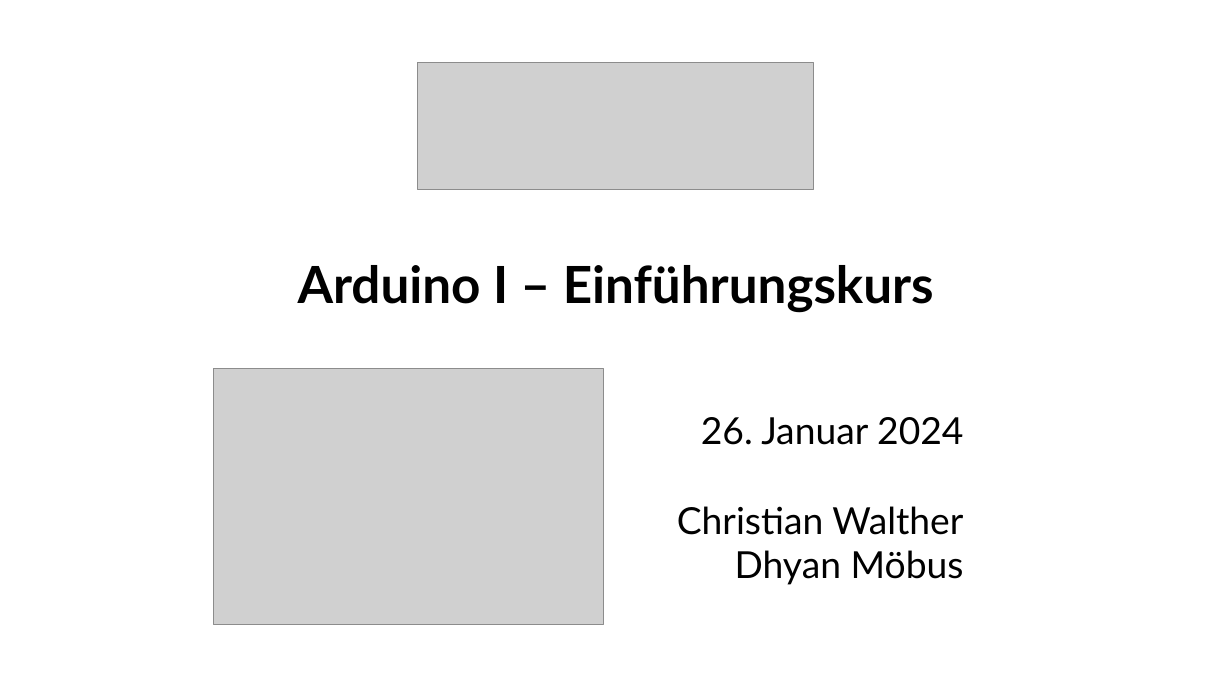
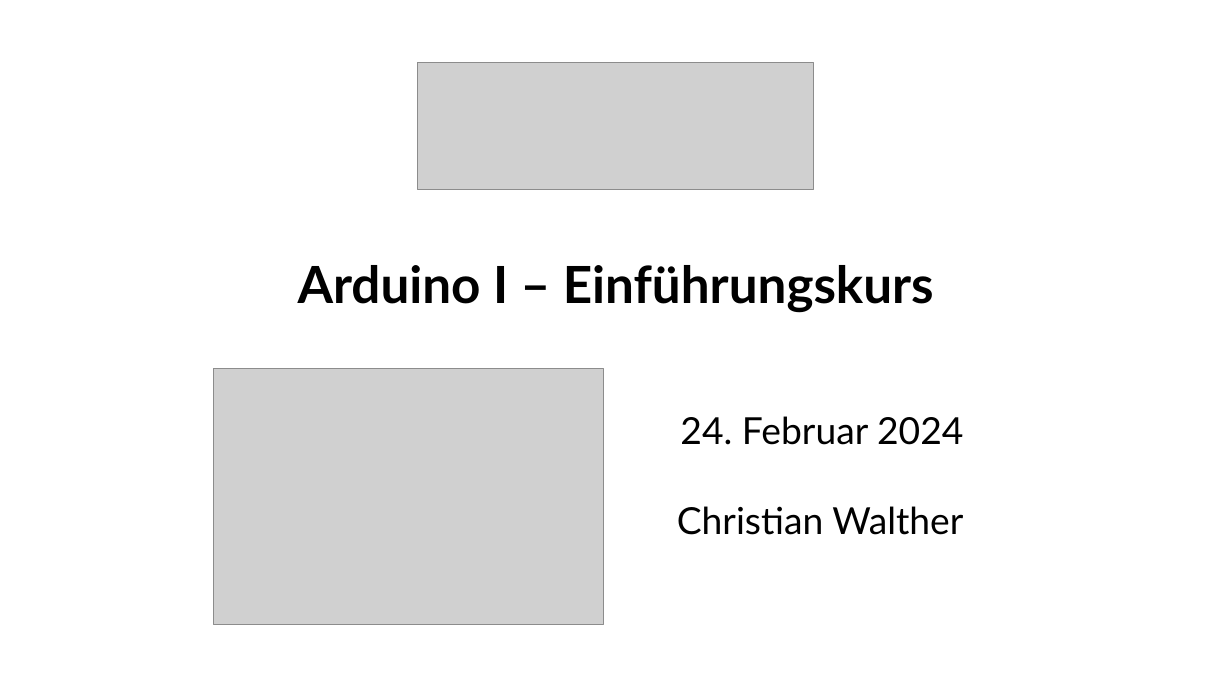
Before and after one commit to fablabwinti/workshop-arduino-1, a slide deck: slide 1 of ArduinoI.odp. Drawn at 1232x693 pixels with LibreOffice and Linux fonts; fonts in the diff are those of the drawing; grey boxes stand for pictures. Boxes give left, top, right and bottom in pixels: in the first picture for what was removed or moved away, otherwise in the second. Text is boxed around its words. In the diff, an @@ line names an element or a change of style, - is before the commit and + after.

Commit message:
Adjust title slide for 2024-02-24.

```diff
--- a/ArduinoI.odp
+++ b/ArduinoI.odp
@@ text at bbox=[680, 416, 963, 445]: text changed @@
-26. Januar 2024
+24. Februar 2024
@@ text at bbox=[735, 550, 964, 585]: paragraph removed @@
-Dhyan Möbus
```
